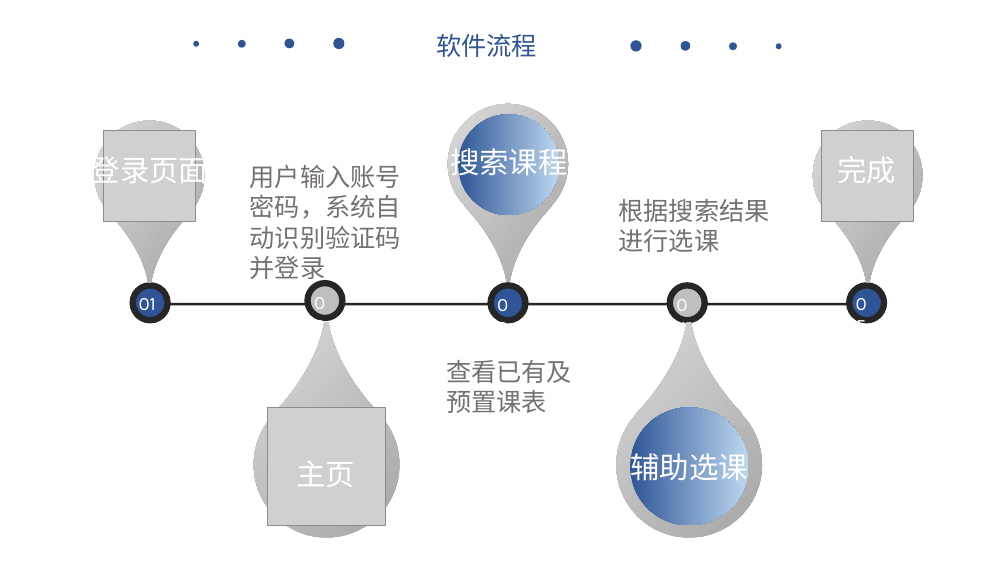
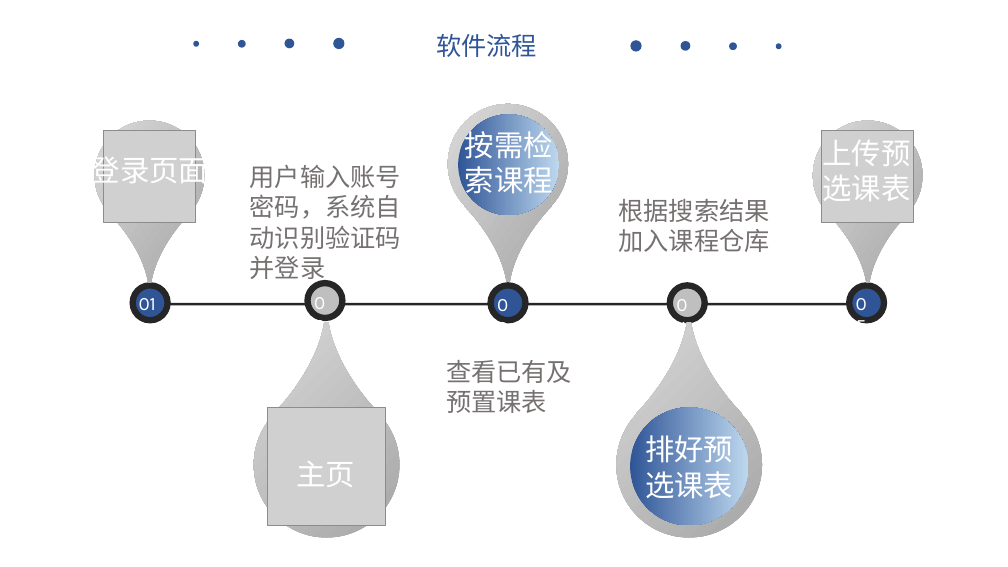
Before and after one commit to avgstuBoboge/SE2020-document, a slide deck: slide 10 of ppt/SE2020-G16-项目介绍.ppt (slide 7 before the commit). Drawn at 1008x567 pixels with LibreOffice and Linux fonts; fonts in the diff are those of the drawing; grey boxes stand for pictures; background and template pictures are left out. Boxes give left, top, right and bottom in pixels: in the first picture for what was removed or moved away, otherwise in the second. Text is boxed around its words. In the diff, an @@ line names an element or a change of style, - is before the commit and + after.

```diff
--- a/ppt/SE2020-G16-项目介绍.ppt
+++ b/ppt/SE2020-G16-项目介绍.ppt
@@ text at <box>465,126,553,200</box>: text changed @@
-搜索课程
+按需检
+索课程
@@ text added at <box>823,140,911,201</box>, 28 pt, text #FFFFFF @@
+上传预
+选课表
@@ text removed at <box>837,157,896,183</box> @@
-完成
@@ text at <box>619,199,770,252</box>: text changed @@
-根据搜索结果进行选课
+根据搜索结果加入课程仓库
@@ text at <box>645,431,733,504</box>: text changed @@
-辅助选课
+排好预
+选课表
```
Also in this commit, not shown: 5 other slides changed, 3 slides added, 5 other files.
